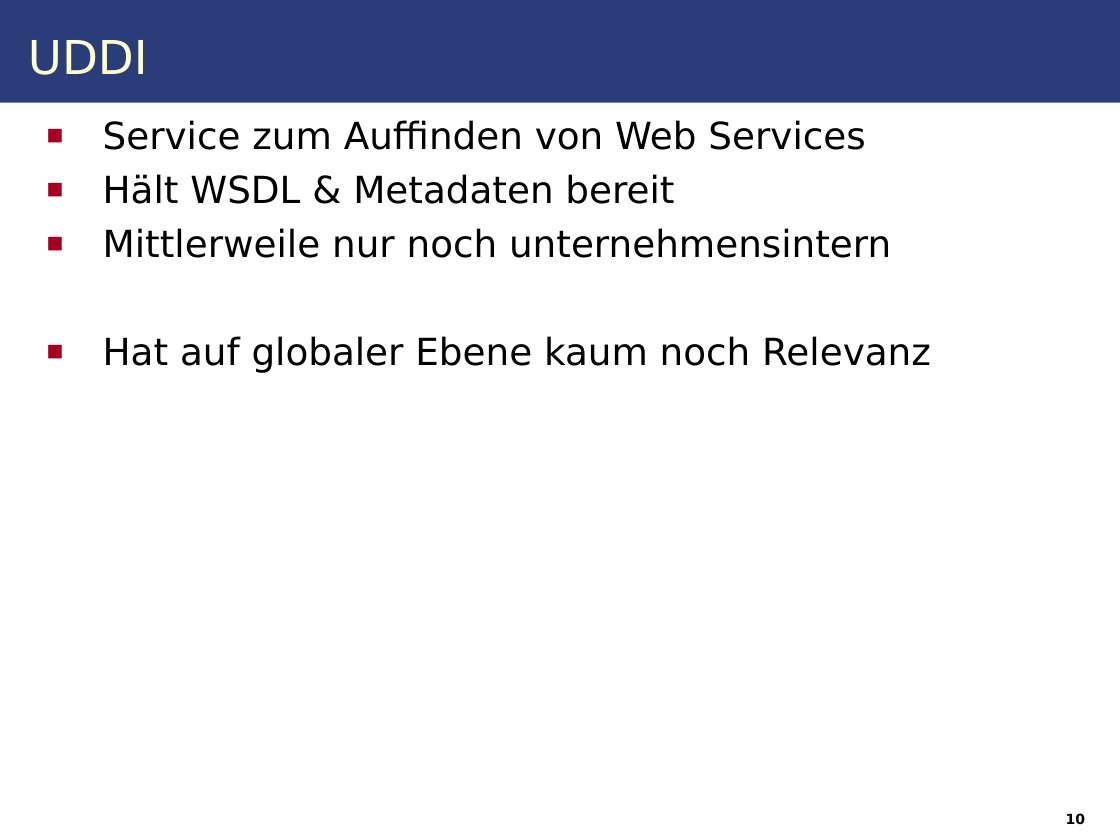
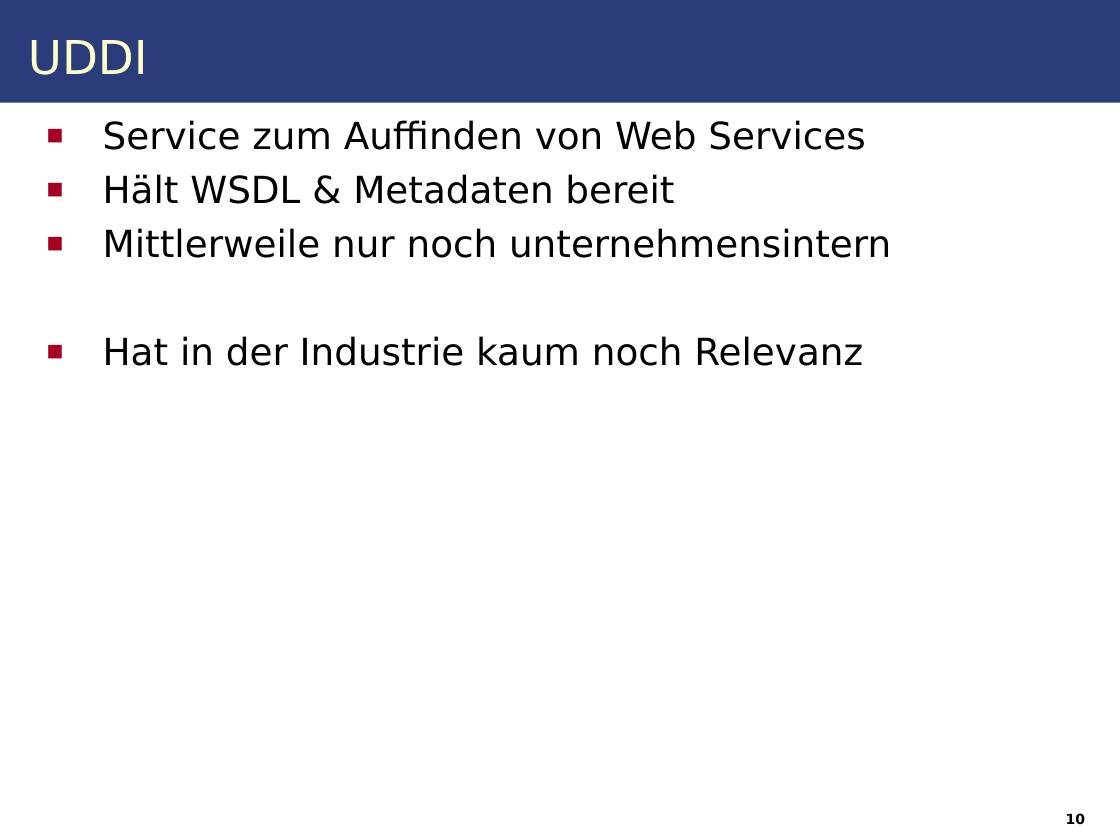
Before and after one commit to IAAS/decidr, a slide deck: slide 10 of seminars/rr/presentation/Web_Services.odp. Drawn at 1120x840 pixels with LibreOffice and Linux fonts; fonts in the diff are those of the drawing. Boxes give left, top, right and bottom in pixels: in the first picture for what was removed or moved away, otherwise in the second. Text is boxed around its words. In the diff, an @@ line names an element or a change of style, - is before the commit and + after.

```diff
--- a/seminars/rr/presentation/Web_Services.odp
+++ b/seminars/rr/presentation/Web_Services.odp
@@ text at [103, 336, 863, 366]: text changed @@
-■ Hat auf globaler Ebene kaum noch Relevanz
+■ Hat in der Industrie kaum noch Relevanz
```
Also in this commit, not shown: 13 other slides changed, 1 other file.
